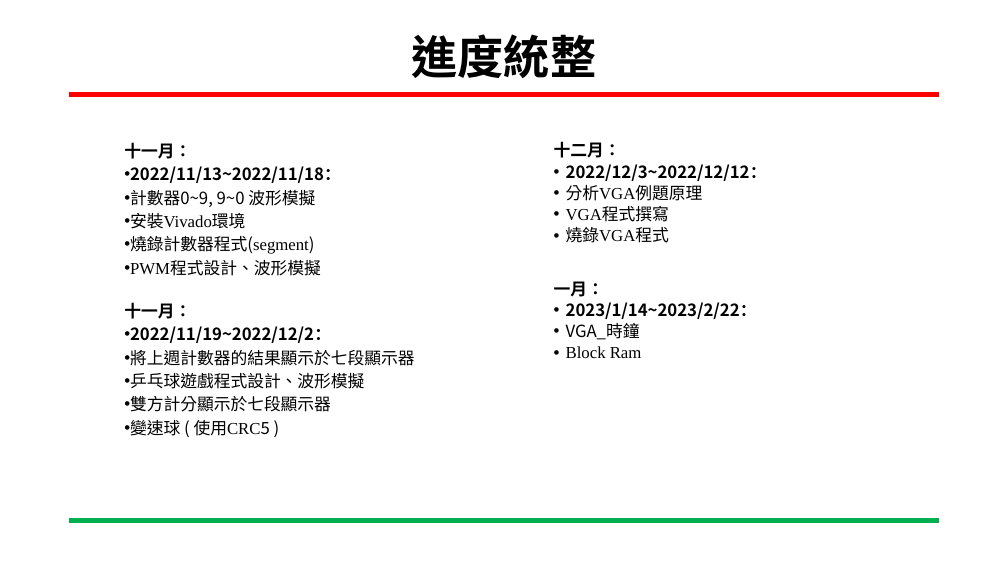
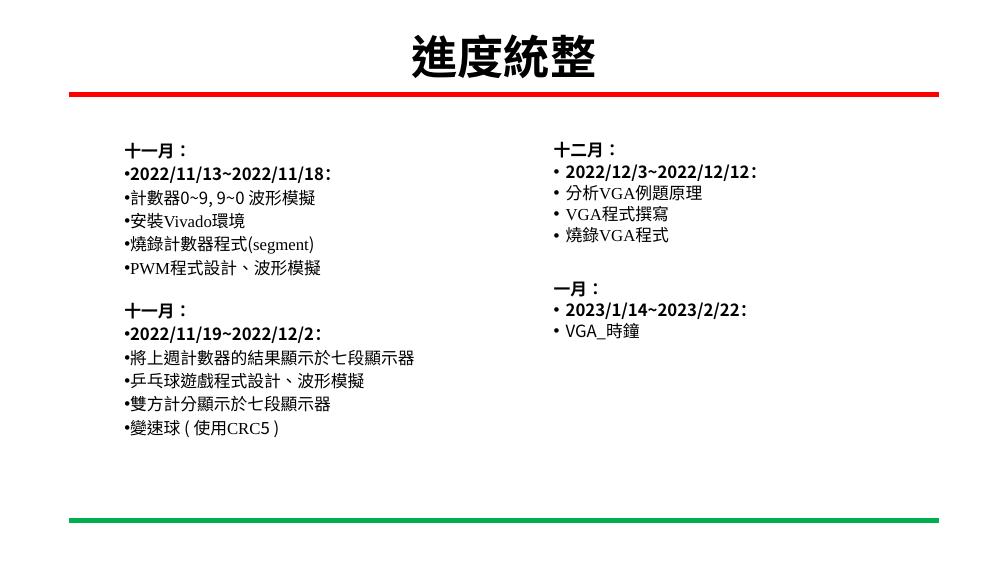
Before and after one commit to ing0331/FPGA, a slide deck: slide 6 of HW4_VGA_clock/N06-Tutorial/專案進度報告-VGA_時鐘-吳東穎-20230223.pptx (slide 4 before the commit). Drawn at 1008x567 pixels with LibreOffice and Linux fonts; fonts in the diff are those of the drawing; background and template pictures are left out. Boxes give left, top, right and bottom in pixels: in the first picture for what was removed or moved away, otherwise in the second. Text is boxed around its words. In the diff, an @@ line names an element or a change of style, - is before the commit and + after.

```diff
--- a/HW4_VGA_clock/N06-Tutorial/專案進度報告-VGA_時鐘-吳東穎-20230223.pptx
+++ b/HW4_VGA_clock/N06-Tutorial/專案進度報告-VGA_時鐘-吳東穎-20230223.pptx
@@ text at bbox=[566, 346, 642, 358]: paragraph removed @@
-  • Block Ram
```
Also in this commit, not shown: 2 other slides changed, 2 slides added, 1 other file.
